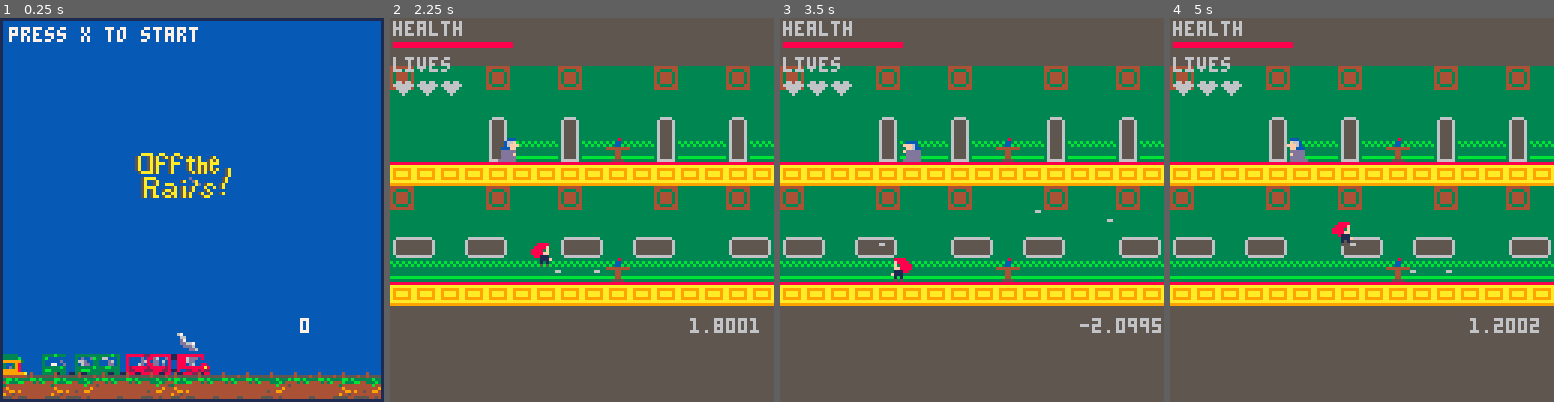
Above: before the commit, frames 1-4 (left to right).
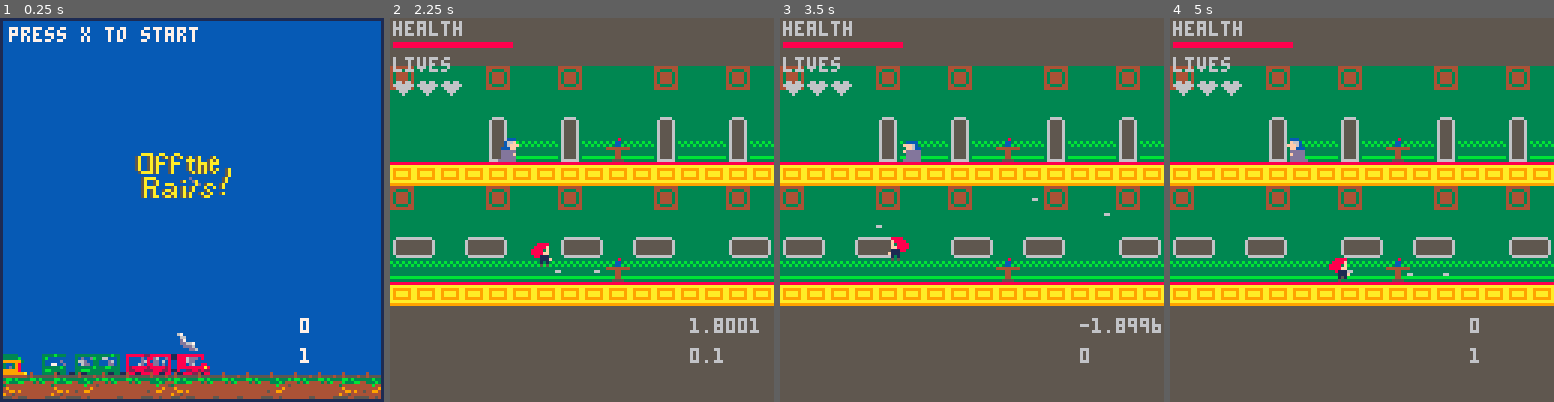
Above: after the commit, the same moments.

Repository: hggorel/Off-The-Rails
Game: PICO-8 cartridge offtherails.p8
The game is run twice, just before and just after one commit, with the same random seed, the same clock (stepped at 60 frames per second) and the same inputs.
Inputs:
- Up to frame 1 (0.25 s): no input
- Up to frame 2 (2.25 s): tap X (X key) at 0.33, 1.07, 1.85 s; tap O (Z key) at 0.7, 1.7, 2.1 s; hold Right 1.6-2.1 s; hold Up from 2.15 s (still down)
- Up to frame 3 (3.5 s): release Up at 2.42 s; hold Right 2.47-3.03 s; tap O (Z key) at 2.5, 2.9, 3.3 s; tap X (X key) at 2.97 s; hold Left from 3.08 s (still down)
- Up to frame 4 (5 s): release Left at 3.58 s; hold Down 3.63-3.97 s; tap O (Z key) every 0.4 s from 3.7 to 4.9 s; hold Right 4.02-4.68 s; tap X (X key) at 4.08 s; hold Up from 4.73 s (still down)

The runs differ from the first frame. In frame 1, less than 0.1% of the frame differs, in the area x 78-81%, y 85-90%; in frame 2, 0.1%; in frame 3, 0.6%; in frame 4, 0.9%, in the area x 41-97%, y 53-90%.

Commit message:
still working on the jumping bit

Diff:
--- a/offtherails.p8
+++ b/offtherails.p8
@@ -177,32 +177,65 @@
 	end
 end
 
---function check_collide_below2
-
-function move_player()
-
-	local allowance=28
-	local speed=1
-
-	--check_collide_below()
+function do_jump()
 
 	local tile_below_character = mget(player.x / 8, (player.y + 8) / 8)
- local tile_below_character_collidable = fget(tile_below_character, 0)
-
-	local tile_above = mget(player.x / 8, (player.y) / 8)
- local tile_above_character_collidable = fget(tile_above, 0)
-
-	local tile_right_character = mget((player.x +8)/8, player.y/8)
-	local tile_right_collidable = fget(tile_right_character, 0)
-
-	local tile_left_character = mget((player.x)/8, player.y/8)
-	local tile_left_collidable = fget(tile_left_character, 0)
-
- if (tile_below_character_collidable) then
+	local tile_below_character_collidable = fget(tile_below_character, 0)
+
+	if (tile_below_character_collidable) then
  	player.is_standing = true
 		player.jump_force = player.base_jump_force
   player.dy = 0
  end
+
+	if btn(2) and player.jump_force > 0 and not player.is_standing then
+  player.dy += player.jump_force
+ end
+
+	if btnp(2) and player.is_standing then
+		player.dy += player.jump_force
+		player.is_standing = false
+ end
+
+ -- make dy negative because positive dy moves character downward
+ player.y += (-1 * player.dy)
+
+	if(player.jump_force > 0 and not player.is_standing) then
+	 player.jump_force -= 0.3
+ elseif player.jump_force <= 0 then
+	  player.jump_force = 0.0
+	end
+
+ if (not player.is_standing) then
+  player.dy -= player.gravity
+ end
+
+end
+
+--function check_collide_below2
+
+function move_player()
+
+	local allowance=28
+	local speed=1
+
+	-- local tile_below_character = mget(player.x / 8, (player.y + 8) / 8)
+ -- local tile_below_character_collidable = fget(tile_below_character, 0)
+
+	local tile_above = mget(player.x / 8, (player.y) / 8)
+ local tile_above_character_collidable = fget(tile_above, 0)
+
+	local tile_right_character = mget((player.x +8)/8, player.y/8)
+	local tile_right_collidable = fget(tile_right_character, 0)
+
+	local tile_left_character = mget((player.x)/8, player.y/8)
+	local tile_left_collidable = fget(tile_left_character, 0)
+
+ -- if (tile_below_character_collidable) then
+ -- 	player.is_standing = true
+	-- 	player.jump_force = player.base_jump_force
+ --  player.dy = 0
+ -- end
 
  if (tile_above_collidable) then
  	player.jump_allowed=false
@@ -253,28 +286,29 @@
 		end
 	end
 
-	if btn(2) and not player.is_standing then
-  player.dy += player.jump_force
- end
-
-	if btnp(2) and player.is_standing then
-		player.dy += player.jump_force
-		player.is_standing = false
- end
-
- -- make dy negative because positive dy moves character downward
- player.y += (-1 * player.dy)
-
-	if(player.jump_force > 0) then
-	 player.jump_force -= 0.3
- else
-		player.jump_force = 0.0
-	end
-
- if (not player.is_standing) then
-  player.dy -= player.gravity
- end
- -- player.dy *= player.gravity
+	do_jump()
+
+	-- if btn(2) and player.jump_force > 0 and not player.is_standing then
+ --  player.dy += player.jump_force
+ -- end
+	--
+	-- if btnp(2) and player.is_standing then
+	-- 	player.dy += player.jump_force
+	-- 	player.is_standing = false
+ -- end
+	--
+ -- -- make dy negative because positive dy moves character downward
+ -- player.y += (-1 * player.dy)
+	--
+	-- if(player.jump_force > 0 and not player.is_standing) then
+	--  player.jump_force -= 0.3
+ -- elseif player.jump_force <= 0 then
+	--   player.jump_force = 0.0
+	-- end
+	--
+ -- if (not player.is_standing) then
+ --  player.dy -= player.gravity
+ -- end
 
  if btnp(3) then
  	local tile_character_on = mget(player.x / 8, player.y / 8)
@@ -423,6 +457,7 @@
 		gamedraw() --mode only if 1
 	end
 	print(player.dy, 100, 100)
+	print(player.jump_force, 100, 110)
 end
 
 function gamedraw()
